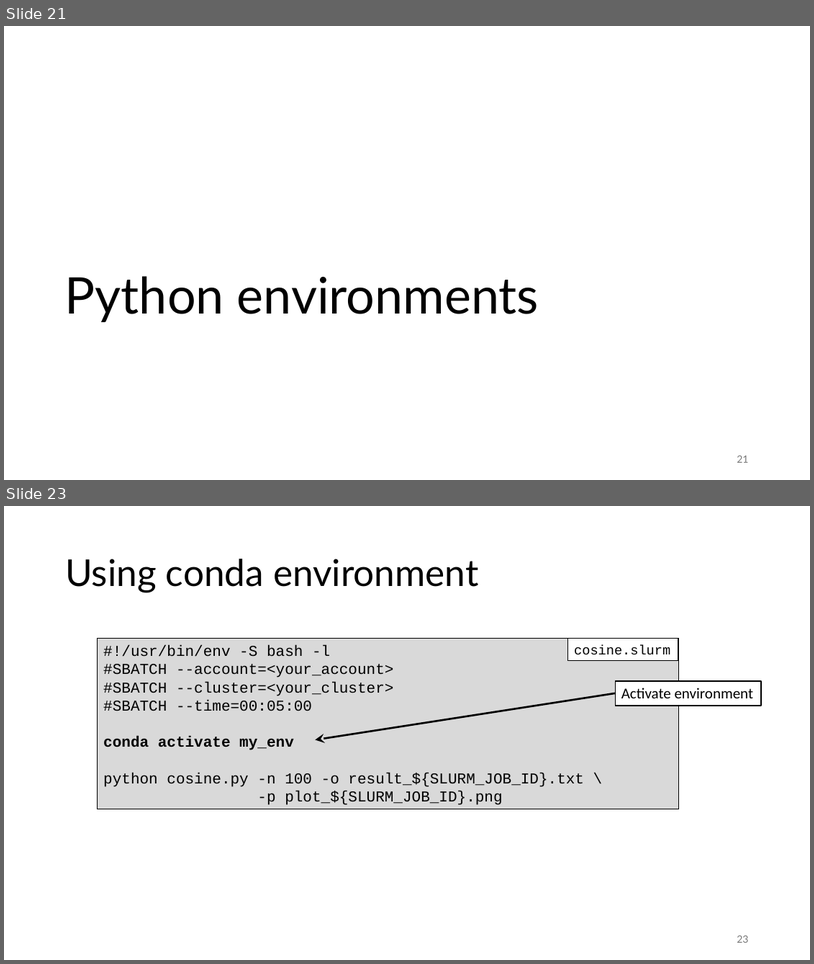
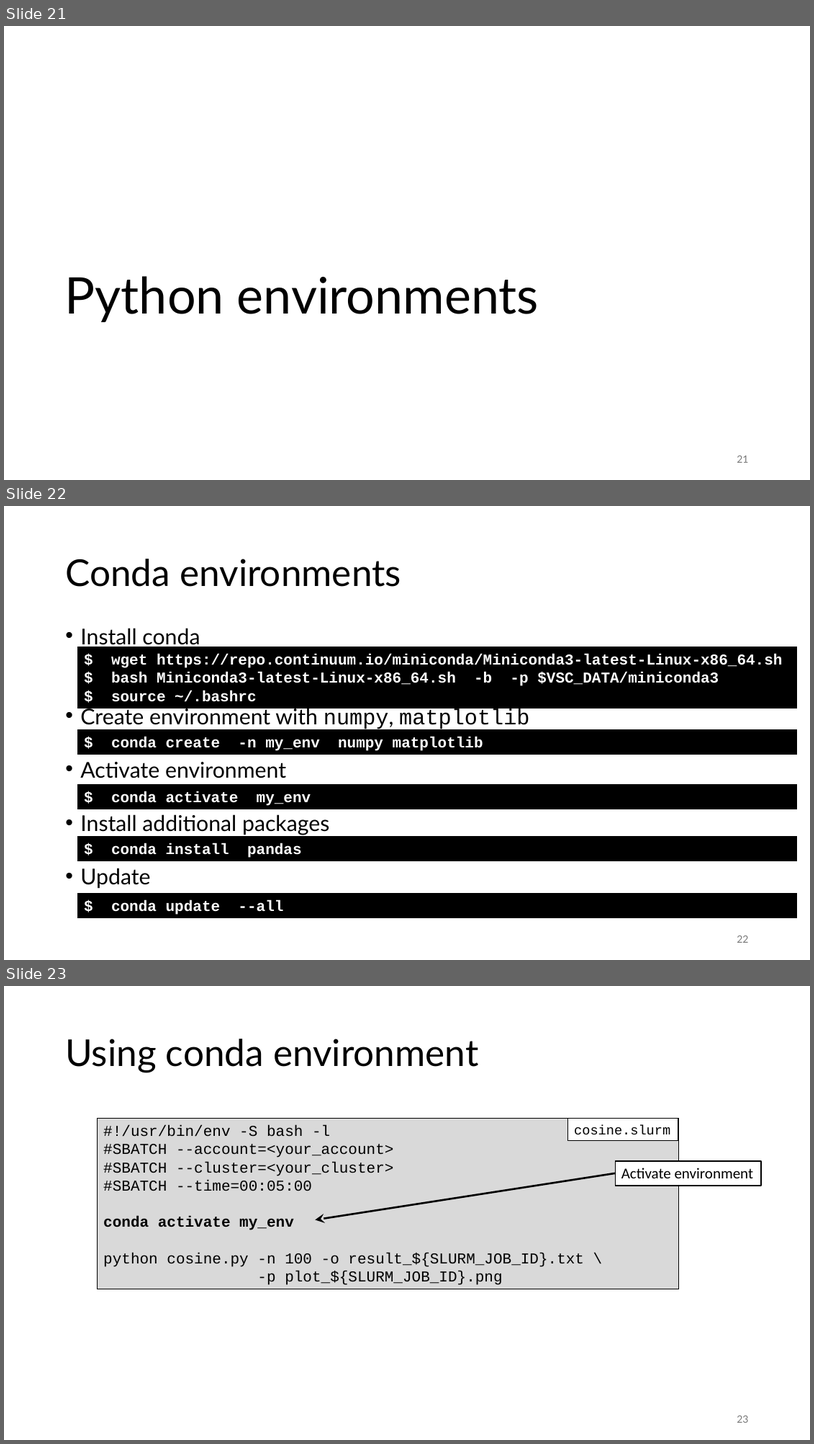
Before and after one commit to gjbex/Best-practices-for-data-science-on-HPC, a slide deck: best_practices_for_data_science_on_hpc.pptx. Shown one above the other, each under a label of ours: slides 21 and 23 before the commit, slides 21, 22 and 23 after it; the slides between them are not shown. The pictures are 814x964 and 814x1444 pixels, drawn with LibreOffice and Linux fonts; fonts in the diff are those of the drawing. Boxes give left, top, right and bottom in pixels: in the first picture for what was removed or moved away, otherwise in the second. Text is boxed around its words. In the diff, an @@ line names an element or a change of style, - is before the commit and + after.

Commit message:
Add slides on condad and R environments

```diff
--- a/best_practices_for_data_science_on_hpc.pptx
+++ b/best_practices_for_data_science_on_hpc.pptx
@@ slide 22 added at bbox=[4, 506, 810, 960], background #FFFFFF @@
@@ title added at bbox=[65, 559, 401, 587], 44 pt, text #000000 @@
+Conda environments
@@ text added at bbox=[80, 628, 530, 888], 25.9 pt, text #000000 @@
+• Install conda
+• Create environment with numpy, matplotlib
+• Activate environment
+• Install additional packages
+• Update
@@ rectangle added at bbox=[78, 647, 797, 708], fill #000000, outline #000000 0.75 pt, 18 pt, text #FFFFFF, bold @@
+$ wget https://repo.continuum.io/miniconda/Miniconda3-latest-Linux-x86_64.sh
+$ bash Miniconda3-latest-Linux-x86_64.sh -b -p $VSC_DATA/miniconda3
+$ source ~/.bashrc
@@ rectangle added at bbox=[78, 730, 797, 754], fill #000000, outline #000000 0.75 pt, 18 pt, text #FFFFFF, bold @@
+$ conda create -n my_env numpy matplotlib
@@ rectangle added at bbox=[78, 784, 797, 808], fill #000000, outline #000000 0.75 pt, 18 pt, text #FFFFFF, bold @@
+$ conda activate my_env
@@ rectangle added at bbox=[78, 836, 797, 860], fill #000000, outline #000000 0.75 pt, 18 pt, text #FFFFFF, bold @@
+$ conda install pandas
@@ rectangle added at bbox=[78, 893, 797, 917], fill #000000, outline #000000 0.75 pt, 18 pt, text #FFFFFF, bold @@
+$ conda update --all
@@ page number added at bbox=[737, 935, 748, 942], 12 pt, text #797979 @@
+22
```
Also in this commit, not shown: 3 slides changed, 3 other slides added, 2 slides removed.
